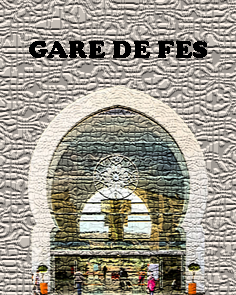
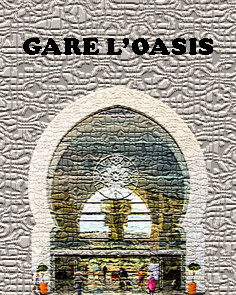
Comparing the layer stacks of the two 236 × 295 images. Changes:
renamed "GARE DE FES" to "GARE L’OASIS", painted on it over [23, 38, 213, 58]
